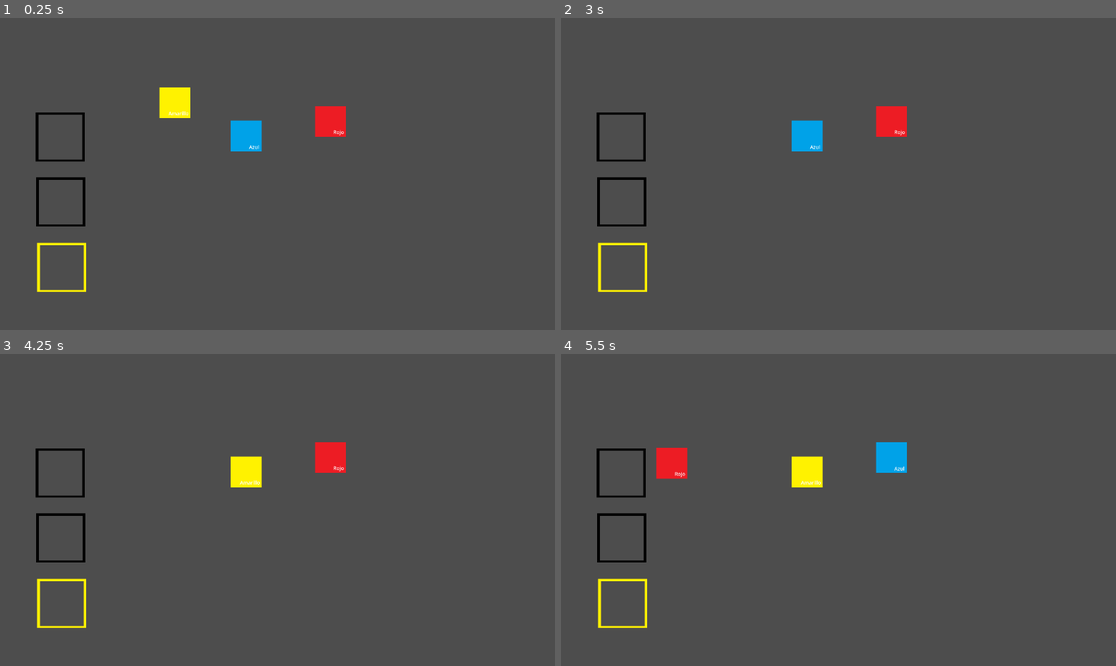
Above: before the commit, frames 1-4 (two rows, left to right).
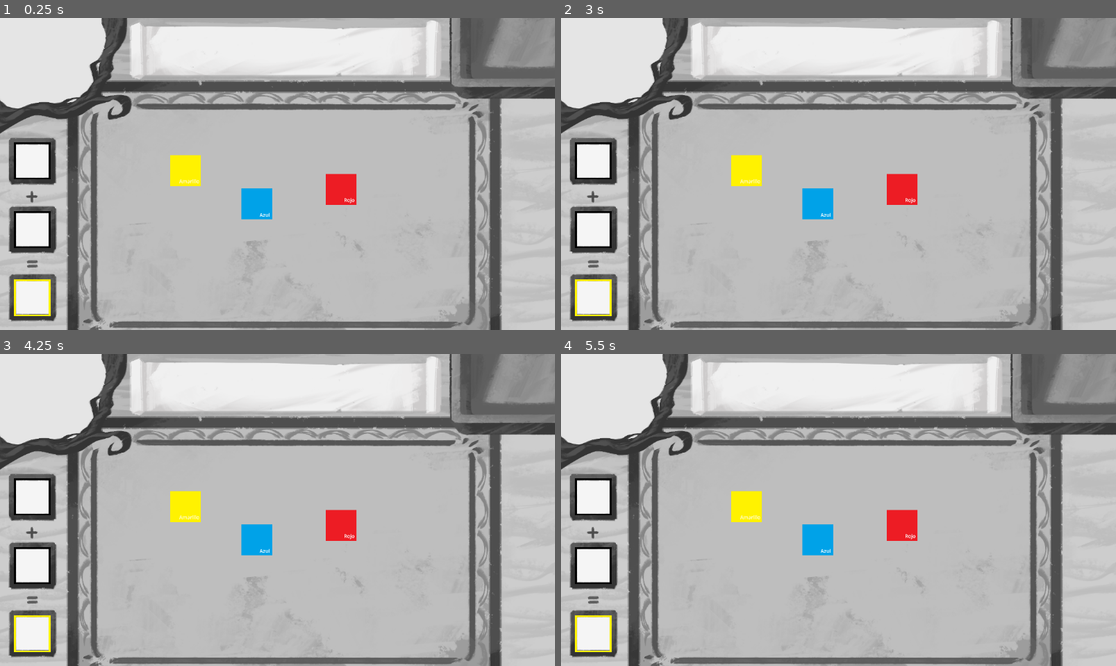
Above: after the commit, the same moments.

Repository: Couselin/CoruJam_RadiacionAlpha
Game: Godot game, scene res://00_scenes/mainScene.tscn
Two runs of this game, one before a commit and one after it. Both use one fixed random seed, a clock stepped at 60 frames per second and the inputs below.
Inputs (mouse positions are in pixels of both pictures, inside the frame that each line leads up to):
- Up to frame 1 (0.25 s): no input
- Up to frame 2 (3 s): tap Enter at 0.5, 2 s; move the mouse to (622, 136) at 0.52 s; press the mouse at (622, 136) at 0.53 s; tap Space at 1.25, 2.75 s; move the mouse to (622, 202) at 1.27 s; release the mouse at (622, 202) at 1.28 s; click (622, 202) at 1.35 s; move the mouse to (738, 102) at 2.02 s; press the mouse at (738, 102) at 2.03 s; move the mouse to (805, 136) at 2.77 s; release the mouse at (805, 136) at 2.78 s; click (805, 136) at 2.85 s
- Up to frame 3 (4.25 s): tap Enter at 3.5 s; move the mouse to (333, 456) at 3.52 s; press the mouse at (333, 456) at 3.53 s
- Up to frame 4 (5.5 s): tap Space at 4.25 s; move the mouse to (672, 463) at 4.27 s; release the mouse at (672, 463) at 4.28 s; click (672, 463) at 4.35 s; move the mouse to (866, 510) at 5.02 s; press the mouse at (866, 510) at 5.03 s

The runs differ from the first frame. In frame 1, 88% of the frame differs, in the area x 0-100%, y 0-100%; in frame 2, 88%; in frame 3, 88%; in frame 4, 88%.

Commit message:
Arreglé cosillas de los slots :tada:

Diff:
--- a/00_scenes/mainScene.tscn
+++ b/00_scenes/mainScene.tscn
@@ -1,6 +1,7 @@
 [gd_scene format=3 uid="uid://g38b6kn20ffu"]
 
 [ext_resource type="Script" uid="uid://dbo7shk3umdpt" path="res://00_scenes/main_scene.gd" id="1_7rbd1"]
+[ext_resource type="Texture2D" uid="uid://cid3s54avsqd0" path="res://01_assets/01_ui/JAM_UI01_placeholder1.png" id="2_mpmdo"]
 [ext_resource type="PackedScene" uid="uid://dn433y78jmcw7" path="res://01_assets/01_ui/BasicSlot.tscn" id="2_t6w3n"]
 [ext_resource type="PackedScene" uid="uid://d2masijdykeuq" path="res://01_assets/00_items/itemsPrueba/itemAmarillo.tscn" id="4_b7ysp"]
 [ext_resource type="PackedScene" uid="uid://cpk1gg770cr2c" path="res://01_assets/00_items/itemsPrueba/itemAzul.tscn" id="5_t6w3n"]
@@ -10,29 +11,37 @@
 [node name="Node2D" type="Node2D" unique_id=815484022]
 script = ExtResource("1_7rbd1")
 
+[node name="interfaceImage" type="Sprite2D" parent="." unique_id=385981431]
+scale = Vector2(0.6, 0.6)
+texture = ExtResource("2_mpmdo")
+centered = false
+
 [node name="Camera2D" type="Camera2D" parent="." unique_id=1083897180]
 anchor_mode = 0
 
 [node name="Slot01" parent="." unique_id=1568521583 instance=ExtResource("2_t6w3n")]
-position = Vector2(125, 247)
+position = Vector2(67, 296.69)
+scale = Vector2(0.3, 0.3)
 
 [node name="Slot02" parent="." unique_id=1704264881 instance=ExtResource("2_t6w3n")]
-position = Vector2(126, 382)
+position = Vector2(67, 439.465)
+scale = Vector2(0.3, 0.3)
 
 [node name="ResultSlot" parent="." unique_id=2036309795 node_paths=PackedStringArray("Slot01", "Slot02", "mainScene") instance=ExtResource("7_mpmdo")]
-position = Vector2(128, 518)
+position = Vector2(67, 581)
+scale = Vector2(0.3, 0.3)
 Slot01 = NodePath("../Slot01")
 Slot02 = NodePath("../Slot02")
 mainScene = NodePath("..")
 
 [node name="amarillo" parent="." unique_id=1205351558 instance=ExtResource("4_b7ysp")]
-position = Vector2(363, 176)
+position = Vector2(385, 317)
 ItemID = "amarillo"
 
 [node name="azul" parent="." unique_id=1512355472 instance=ExtResource("5_t6w3n")]
-position = Vector2(511, 245)
+position = Vector2(533, 386)
 ItemID = "azul"
 
 [node name="rojo" parent="." unique_id=268196808 instance=ExtResource("6_mpmdo")]
-position = Vector2(686, 215)
+position = Vector2(708, 356)
 ItemID = "rojo"
--- a/01_assets/00_items/BaseItem.tscn
+++ b/01_assets/00_items/BaseItem.tscn
@@ -1,6 +1,6 @@
 [gd_scene format=3 uid="uid://bvltfdm3txtlc"]
 
-[ext_resource type="Texture2D" uid="uid://dn1t6ji1lf2lg" path="res://01_assets/00_items/sprites/paceholders/cubo.png" id="1_0w65g"]
+[ext_resource type="Texture2D" uid="uid://dn1t6ji1lf2lg" path="res://01_assets/00_items/sprites/99_paceholders/cubo.png" id="1_0w65g"]
 [ext_resource type="Script" uid="uid://clegosvnagx5r" path="res://01_assets/00_items/base_item.gd" id="2_n24wn"]
 
 [sub_resource type="RectangleShape2D" id="RectangleShape2D_n24wn"]
--- a/01_assets/00_items/base_item.gd
+++ b/01_assets/00_items/base_item.gd
@@ -5,7 +5,7 @@
 var MouseInside: bool
 var Attached: bool
 @export var ItemID: String
-
+var JustDesattached: bool =false
 
 # Called when the node enters the scene tree for the first time.
 func _ready() -> void:
@@ -16,8 +16,7 @@
 func _process(_delta: float) -> void:
 	if Attached:
 		global_position = get_global_mouse_position()
-	pass
-
+	JustDesattached=false
 
 
 
@@ -31,11 +30,18 @@
 #Evento click
 func _input(event):
 	if event.is_action_pressed("Click"):
-		if MouseInside:
+		if MouseInside and !GameInstance.ItemDrag:
 			if Attached==false:
 				Attached = true
+				GameInstance.ItemDrag=true
 			else:
 				Attached=false
+				GameInstance.ItemDrag=false
+	if event.is_action_released("Click"):
+		if Attached:
+			Attached= false
+			GameInstance.ItemDrag=false
+			JustDesattached=true
 
 
 func positionate(givenPosition):
--- a/01_assets/00_items/itemsPrueba/itemAmarillo.tscn
+++ b/01_assets/00_items/itemsPrueba/itemAmarillo.tscn
@@ -1,7 +1,7 @@
 [gd_scene format=3 uid="uid://d2masijdykeuq"]
 
 [ext_resource type="PackedScene" uid="uid://bvltfdm3txtlc" path="res://01_assets/00_items/BaseItem.tscn" id="1_dg11t"]
-[ext_resource type="Texture2D" uid="uid://b8v8mjay1hkij" path="res://01_assets/00_items/sprites/paceholders/amarillo.png" id="2_2bvdk"]
+[ext_resource type="Texture2D" uid="uid://b8v8mjay1hkij" path="res://01_assets/00_items/sprites/99_paceholders/amarillo.png" id="2_2bvdk"]
 
 [node name="Node2D" unique_id=1205351558 instance=ExtResource("1_dg11t")]
 
--- a/01_assets/00_items/itemsPrueba/itemAzul.tscn
+++ b/01_assets/00_items/itemsPrueba/itemAzul.tscn
@@ -1,7 +1,7 @@
 [gd_scene format=3 uid="uid://cpk1gg770cr2c"]
 
 [ext_resource type="PackedScene" uid="uid://bvltfdm3txtlc" path="res://01_assets/00_items/BaseItem.tscn" id="1_k15ru"]
-[ext_resource type="Texture2D" uid="uid://hnhhtkccqo4j" path="res://01_assets/00_items/sprites/paceholders/azul.png" id="2_ii6bx"]
+[ext_resource type="Texture2D" uid="uid://hnhhtkccqo4j" path="res://01_assets/00_items/sprites/99_paceholders/azul.png" id="2_ii6bx"]
 
 [node name="Node2D" unique_id=1205351558 instance=ExtResource("1_k15ru")]
 
--- a/01_assets/00_items/itemsPrueba/itemNaranja.tscn
+++ b/01_assets/00_items/itemsPrueba/itemNaranja.tscn
@@ -1,7 +1,7 @@
 [gd_scene format=3 uid="uid://duk8jb26t4l1a"]
 
 [ext_resource type="PackedScene" uid="uid://bvltfdm3txtlc" path="res://01_assets/00_items/BaseItem.tscn" id="1_akupo"]
-[ext_resource type="Texture2D" uid="uid://bwx3uwu38qcm8" path="res://01_assets/00_items/sprites/paceholders/naranja.png" id="2_34fys"]
+[ext_resource type="Texture2D" uid="uid://bwx3uwu38qcm8" path="res://01_assets/00_items/sprites/99_paceholders/naranja.png" id="2_34fys"]
 
 [node name="Node2D" unique_id=1205351558 instance=ExtResource("1_akupo")]
 
--- a/01_assets/00_items/itemsPrueba/itemRojo.tscn
+++ b/01_assets/00_items/itemsPrueba/itemRojo.tscn
@@ -1,7 +1,7 @@
 [gd_scene format=3 uid="uid://cawo6ubjilmhu"]
 
 [ext_resource type="PackedScene" uid="uid://bvltfdm3txtlc" path="res://01_assets/00_items/BaseItem.tscn" id="1_ksem1"]
-[ext_resource type="Texture2D" uid="uid://jd3nbfykoftj" path="res://01_assets/00_items/sprites/paceholders/rojo.png" id="2_b1mrg"]
+[ext_resource type="Texture2D" uid="uid://jd3nbfykoftj" path="res://01_assets/00_items/sprites/99_paceholders/rojo.png" id="2_b1mrg"]
 
 [node name="Node2D" unique_id=1205351558 instance=ExtResource("1_ksem1")]
 
--- a/01_assets/01_ui/01_tipogafia/TextoObjetos.tres
+++ b/01_assets/01_ui/01_tipogafia/TextoObjetos.tres
@@ -1,6 +1,6 @@
 [gd_resource type="LabelSettings" format=3 uid="uid://cyj8nkf23ux5k"]
 
-[ext_resource type="FontFile" uid="uid://bomog6cjkvfym" path="res://01_assets/99_prueba/01_labels/Enchanted Land.otf" id="1_h0c1x"]
+[ext_resource type="FontFile" uid="uid://bomog6cjkvfym" path="res://01_assets/03_dialogos/01_labels/Enchanted Land.otf" id="1_h0c1x"]
 
 [resource]
 font = ExtResource("1_h0c1x")
--- a/01_assets/01_ui/BasicSlot.tscn
+++ b/01_assets/01_ui/BasicSlot.tscn
@@ -1,6 +1,6 @@
 [gd_scene format=3 uid="uid://dn433y78jmcw7"]
 
-[ext_resource type="Texture2D" uid="uid://cc0an5pxcu7o1" path="res://01_assets/00_items/sprites/paceholders/slot.png" id="1_heup3"]
+[ext_resource type="Texture2D" uid="uid://cc0an5pxcu7o1" path="res://01_assets/00_items/sprites/99_paceholders/slot.png" id="1_heup3"]
 [ext_resource type="Script" uid="uid://bw5obenor81rq" path="res://01_assets/01_ui/basic_slot.gd" id="2_m53e4"]
 
 [sub_resource type="RectangleShape2D" id="RectangleShape2D_m53e4"]
--- a/01_assets/01_ui/FinalProductSlot.tscn
+++ b/01_assets/01_ui/FinalProductSlot.tscn
@@ -1,6 +1,6 @@
 [gd_scene format=3 uid="uid://dndcwbgn0q87a"]
 
-[ext_resource type="Texture2D" uid="uid://c7rpcdo3lmk8i" path="res://01_assets/00_items/sprites/paceholders/slotResult.png" id="1_765tr"]
+[ext_resource type="Texture2D" uid="uid://c7rpcdo3lmk8i" path="res://01_assets/00_items/sprites/99_paceholders/slotResult.png" id="1_765tr"]
 [ext_resource type="Script" uid="uid://ckj20258vq33y" path="res://01_assets/01_ui/final_product_slot.gd" id="2_3wvr4"]
 
 [node name="Node2D" type="Node2D" unique_id=905596898]
--- a/01_assets/01_ui/basic_slot.gd
+++ b/01_assets/01_ui/basic_slot.gd
@@ -31,20 +31,24 @@
 	if area.get_parent() is Item:
 		ItemOnArea=true
 		ItemReference=area.get_parent()
+		print("item guardado")
 	pass
 func _on_area_2d_area_exited(area: Area2D) -> void:
 	if area.get_parent() is Item:
 		ItemOnArea=false
 		ItemReference=null
+		print("item quitado")
 	pass
 #Evento click
 func _input(event):
 	if event.is_action_pressed("Click"):
-		if MouseInside:
-			if ItemOnArea:
-				if SlotEmpty:
-					ItemReference.positionate(global_position)
-					SlotEmpty=false
-					emit_signal("itemOnSlot")
-				else:
-					SlotEmpty = true
+		if !SlotEmpty and MouseInside:
+			SlotEmpty=true
+			print("vacio")
+	if event.is_action_released("Click"):
+		if ItemOnArea and (ItemReference.Attached or ItemReference.JustDesattached):
+			if SlotEmpty:
+				ItemReference.positionate(global_position)
+				SlotEmpty=false
+				print("lleno")
+				emit_signal("itemOnSlot")
--- a/01_assets/99_prueba/01_labels/label.tscn
+++ b/01_assets/03_dialogos/Dialogue.tscn
@@ -1,14 +1,14 @@
 [gd_scene format=3 uid="uid://blwq1leesr3rq"]
 
-[ext_resource type="Script" uid="uid://wjx64atlqmox" path="res://01_assets/99_prueba/01_labels/dialogoBasic.gd" id="1_cpjvr"]
-[ext_resource type="LabelSettings" uid="uid://cyj8nkf23ux5k" path="res://01_assets/01_ui/01_tipogafia/TextoObjetos.tres" id="1_rx7wa"]
+[ext_resource type="Script" uid="uid://wjx64atlqmox" path="res://01_assets/03_dialogos/dialogoBasic.gd" id="1_nux56"]
+[ext_resource type="LabelSettings" uid="uid://cyj8nkf23ux5k" path="res://01_assets/01_ui/01_tipogafia/TextoObjetos.tres" id="2_awt3o"]
 
 [node name="Control" type="Control" unique_id=1773824511]
 layout_mode = 3
 anchors_preset = 0
 offset_right = 40.0
 offset_bottom = 20.0
-script = ExtResource("1_cpjvr")
+script = ExtResource("1_nux56")
 nombre = "antonio"
 dialogo = "Hola me llamo antonio"
 
--- a/01_assets/99_prueba/01_labels/dialogoBasic.gd
+++ b/01_assets/03_dialogos/dialogoBasic.gd
@@ -19,7 +19,7 @@
 	cambiarDialogo("holiii")
 
 
-func _process(delta: float) -> void:
+func _process(_delta: float) -> void:
 	siguienteDialogo()
 
 func animate_label() -> void:
--- /dev/null
+++ b/global.gd
@@ -0,0 +1,3 @@
+extends Node
+
+var ItemDrag: bool = false
--- a/project.godot
+++ b/project.godot
@@ -14,6 +14,10 @@
 run/main_scene="uid://g38b6kn20ffu"
 config/features=PackedStringArray("4.6", "GL Compatibility")
 config/icon="res://icon.svg"
+
+[autoload]
+
+GameInstance="*uid://bagqx2o68r02t"
 
 [input]
 
Renamed: 01_assets/00_items/sprites/paceholders/amarillo.png -> 01_assets/00_items/sprites/99_paceholders/amarillo.png
Not shown, changed: 01_assets/00_items/sprites/99_paceholders/amarillo.png.import
Renamed: 01_assets/00_items/sprites/paceholders/azul.png -> 01_assets/00_items/sprites/99_paceholders/azul.png
Not shown, changed: 01_assets/00_items/sprites/99_paceholders/azul.png.import
Renamed: 01_assets/00_items/sprites/paceholders/cubo.png -> 01_assets/00_items/sprites/99_paceholders/cubo.png
Not shown, changed: 01_assets/00_items/sprites/99_paceholders/cubo.png.import
Renamed: 01_assets/00_items/sprites/paceholders/dardo.jpeg -> 01_assets/00_items/sprites/99_paceholders/dardo.jpeg
Not shown, changed: 01_assets/00_items/sprites/99_paceholders/dardo.jpeg.import
Renamed: 01_assets/00_items/sprites/paceholders/morado.png -> 01_assets/00_items/sprites/99_paceholders/morado.png
Not shown, changed: 01_assets/00_items/sprites/99_paceholders/morado.png.import
Renamed: 01_assets/00_items/sprites/paceholders/naranja.png -> 01_assets/00_items/sprites/99_paceholders/naranja.png
Not shown, changed: 01_assets/00_items/sprites/99_paceholders/naranja.png.import
(and 22 more such lines)
